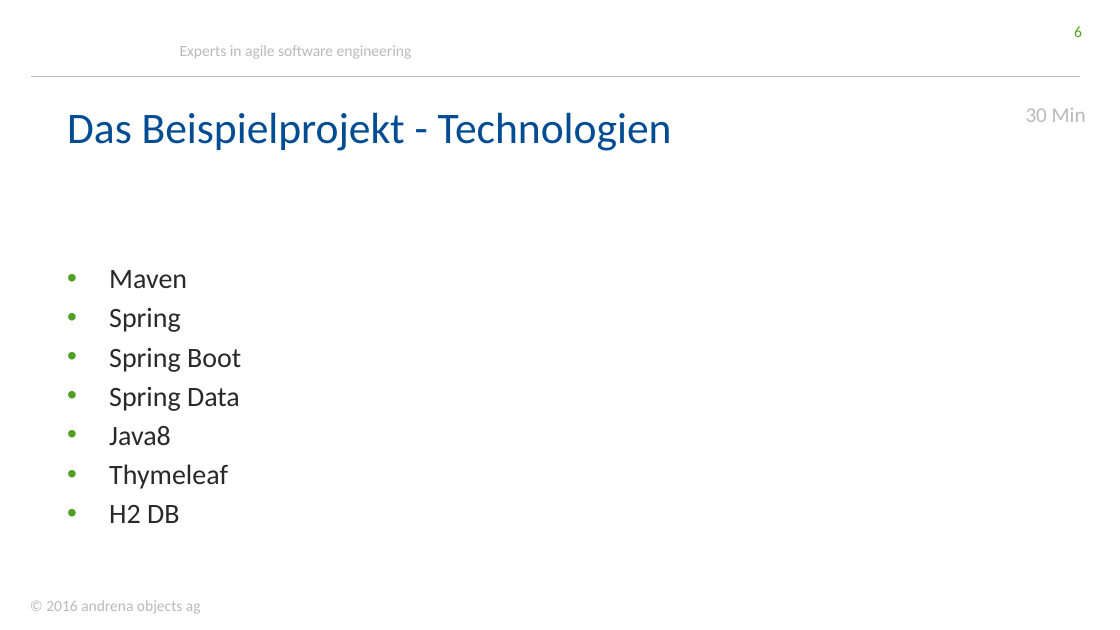
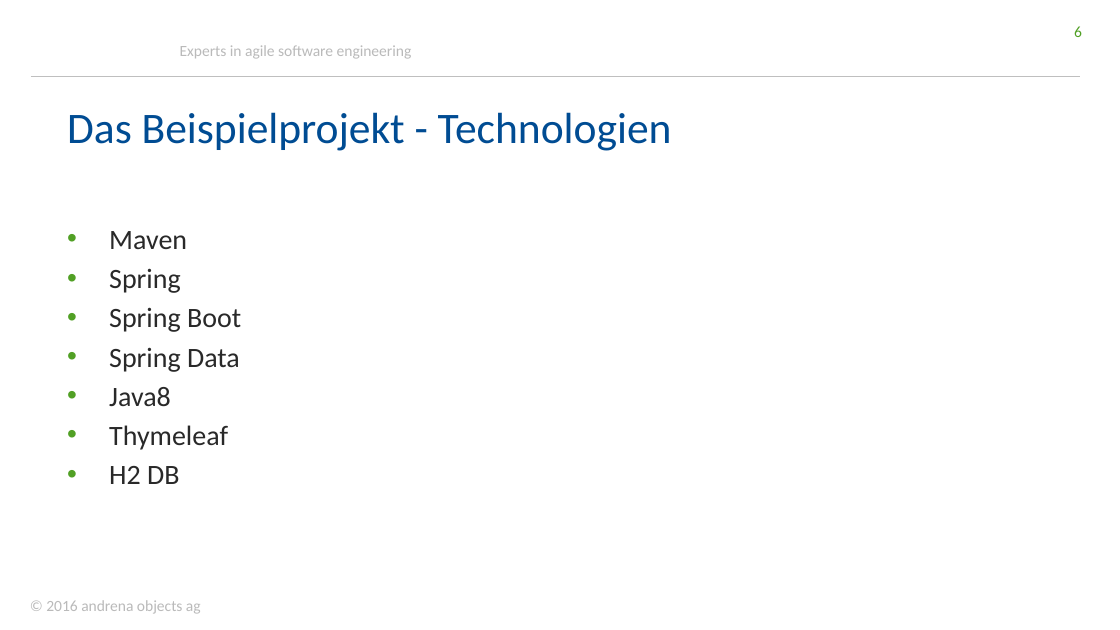
Before and after one commit to stklqt/oop-springboot-springdata-server, a slide deck: slide 6 of springBootDataWorkshop.pptx. Drawn at 1120x630 pixels with LibreOffice and Linux fonts; fonts in the diff are those of the drawing; background and template pictures are left out. Boxes give left, top, right and bottom in pixels: in the first picture for what was removed or moved away, otherwise in the second. Text is boxed around its words. In the diff, an @@ line names an element or a change of style, - is before the commit and + after.

```diff
--- a/springBootDataWorkshop.pptx
+++ b/springBootDataWorkshop.pptx
@@ text removed at [1026,108,1086,122] @@
-30 Min
@@ text "Maven": place and size @@
-text "Maven" at [109,270,241,523]
+text "Maven" at [109,231,241,484]
```
Also in this commit, not shown: 2 other slides changed, 2 slides removed, 1 other file.
